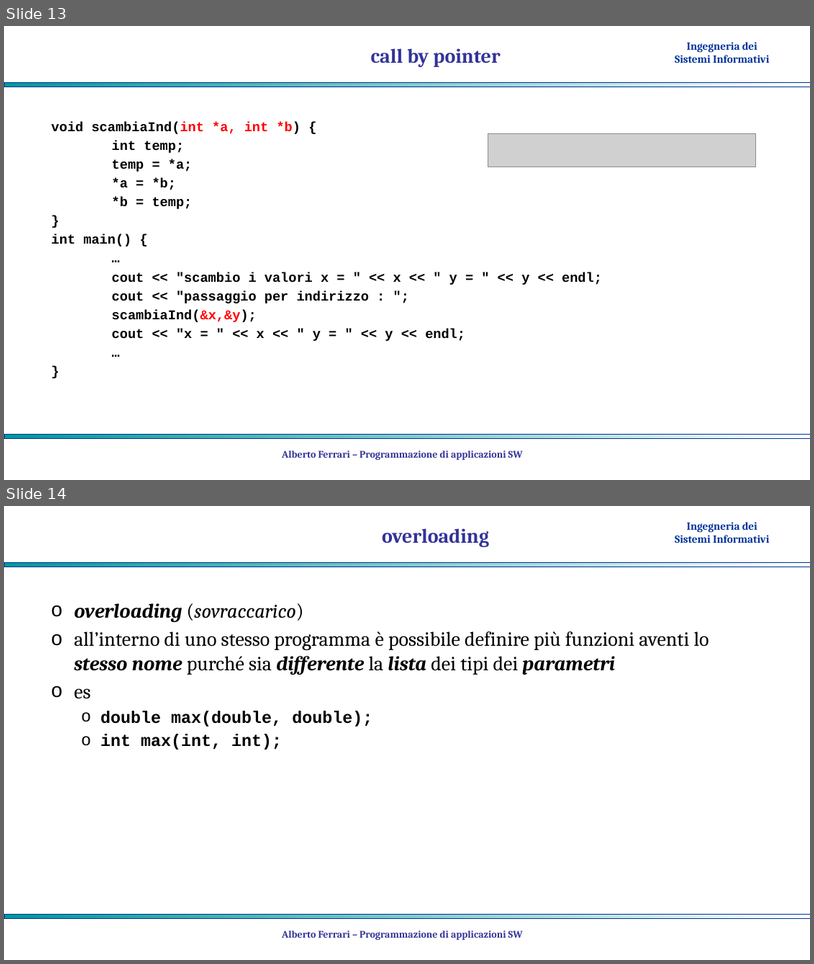
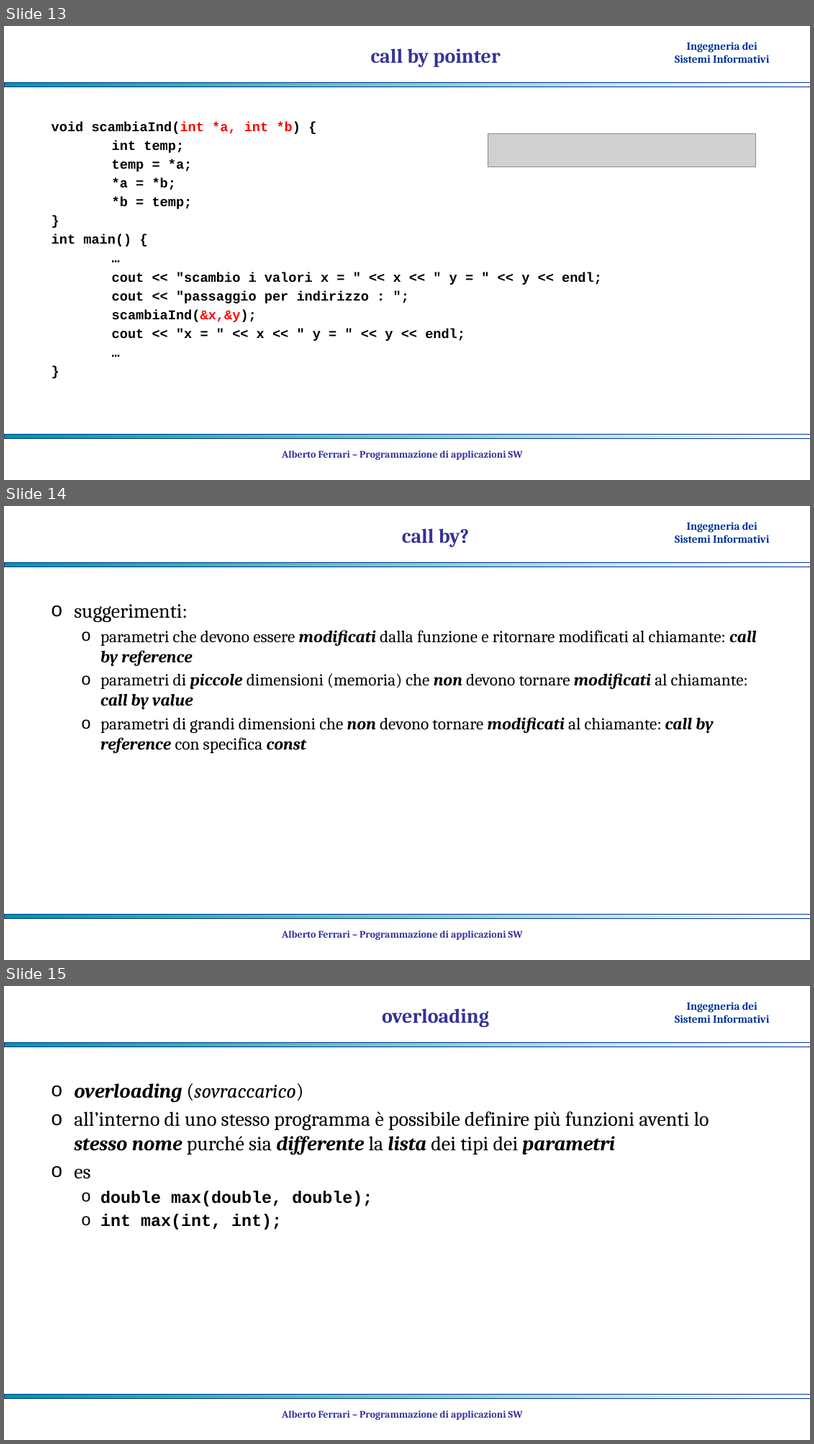
Before and after one commit to albertoferrari/pasw, a slide deck: lezioni/PASW03d - C++ funzioni.pptx. Shown one above the other, each under a label of ours: slides 13 and 14 before the commit, slides 13, 14 and 15 after it. The pictures are 814x964 and 814x1444 pixels, drawn with LibreOffice and Linux fonts; fonts in the diff are those of the drawing; grey boxes stand for pictures; background and template pictures are left out. Boxes give left, top, right and bottom in pixels: in the first picture for what was removed or moved away, otherwise in the second. Text is boxed around its words. In the diff, an @@ line names an element or a change of style, - is before the commit and + after.

```diff
--- a/lezioni/PASW03d - C++ funzioni.pptx
+++ b/lezioni/PASW03d - C++ funzioni.pptx
@@ slide 14 added at box(4, 506, 810, 960), background #FFFFFF; not listed: 3 template elements that a slide beside it also shows @@
@@ title added at box(402, 528, 470, 547), 24 pt, text #333399, bold @@
+call by?
@@ text added at box(74, 604, 757, 753), 20 pt, text #000000 @@
+o suggerimenti:
+  o parametri che devono essere modificati dalla funzione e ritornare modificati al chiamante: call by reference
+  o parametri di piccole dimensioni (memoria) che non devono tornare modificati al chiamante: call by value
+  o parametri di grandi dimensioni che non devono tornare modificati al chiamante: call by reference con specifica const
@@ text added at box(282, 930, 523, 939), 12 pt, text #333399, bold @@
+Alberto Ferrari – Programmazione di applicazioni SW
@@ what was slide 14 is now slide 15 @@
```
Also in this commit, not shown: 3 other files.
